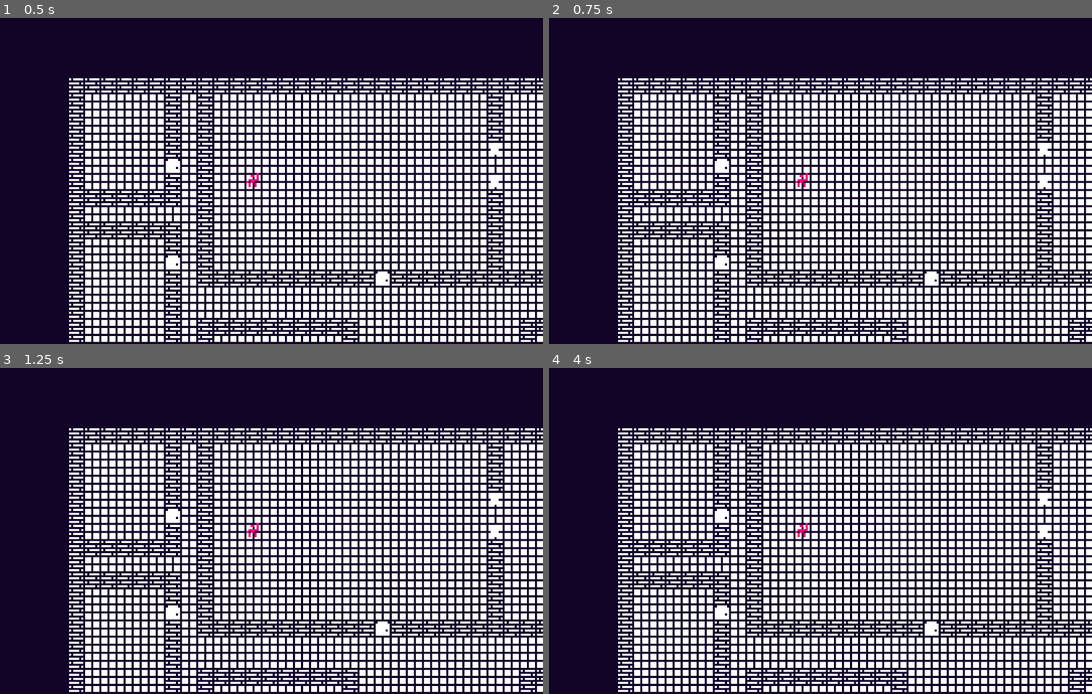
Above: before the commit, frames 1-4 (two rows, left to right).
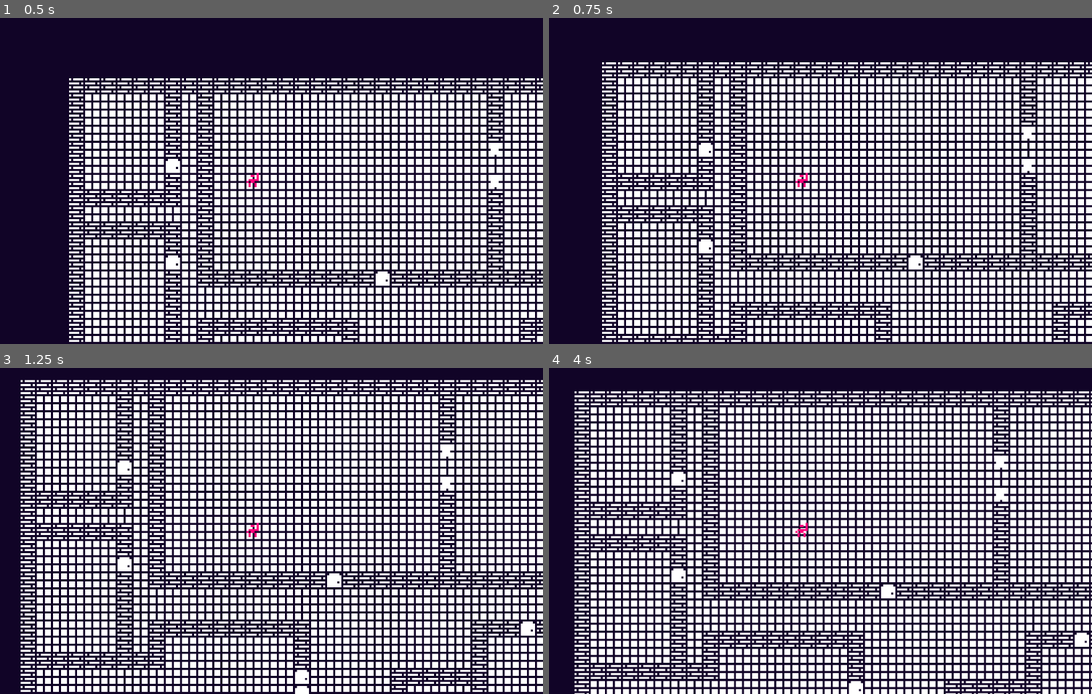
Above: after the commit, the same moments.

Repository: Hamblok0/Gremory
Game: Godot game, scene res://scenes/game.tscn
The game is run twice, just before and just after one commit, with the same random seed, the same clock (stepped at 60 frames per second) and the same inputs.
Inputs:
- Up to frame 1 (0.5 s): no input
- Up to frame 2 (0.75 s): tap Enter at 0.5 s; hold M (player_downright) from 0.53 s (still down)
- Up to frame 3 (1.25 s): keep holding M (player_downright)
- Up to frame 4 (4 s): release M (player_downright) at 1.28 s; hold J (player_down) 1.28-2.03 s; tap Space at 2 s; hold M (player_downright) 2.03-2.78 s; tap Enter at 2.75 s; hold K (player_up) 2.78-3.53 s; hold N (player_downleft) from 3.53 s (still down)

Frame 1 is identical in both runs. In frame 2, 14% of the frame differs, in the area x 9-100%, y 13-100%; in frame 3, 22%; in frame 4, 65%, in the area x 4-100%, y 7-100%.
Error before the commit: Cannot call method 'get_node' on a null value. (res://scripts/GridMove.gd:13)

Commit message:
Gridmove fixed
- Grid move no longer throws and error, now everything before I have to actually write new code works with tile map layers

Diff:
--- a/scripts/GridMove.gd
+++ b/scripts/GridMove.gd
@@ -10,7 +10,7 @@
 var map_pos: Vector2
 
 @onready var ray_cast: RayCast2D = $RayCast2D
-@onready var walls: TileMapLayer = $l1.get_node("Wall")
+@onready var gmap: Map = get_node("../../l1")
 
 # Called when the node enters the scene tree for the first time.
 func _ready() -> void:
@@ -22,6 +22,7 @@
 	pass
 
 func move(direction: Vector2) -> void:
+	var walls: TileMapLayer = gmap.get_node("Wall")
 	if !moving:
 		target = direction * Constants.TILE_SIZE
 		new_pos = self_node.global_position + (direction * Constants.TILE_SIZE)
